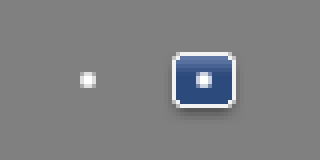
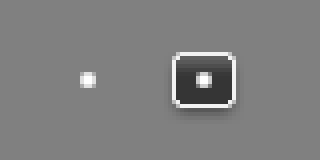
Comparing the layer stacks of the two (320, 160) images. Changes:
pixels changed over [left=176, top=56, right=232, bottom=104] (layer not identified)
